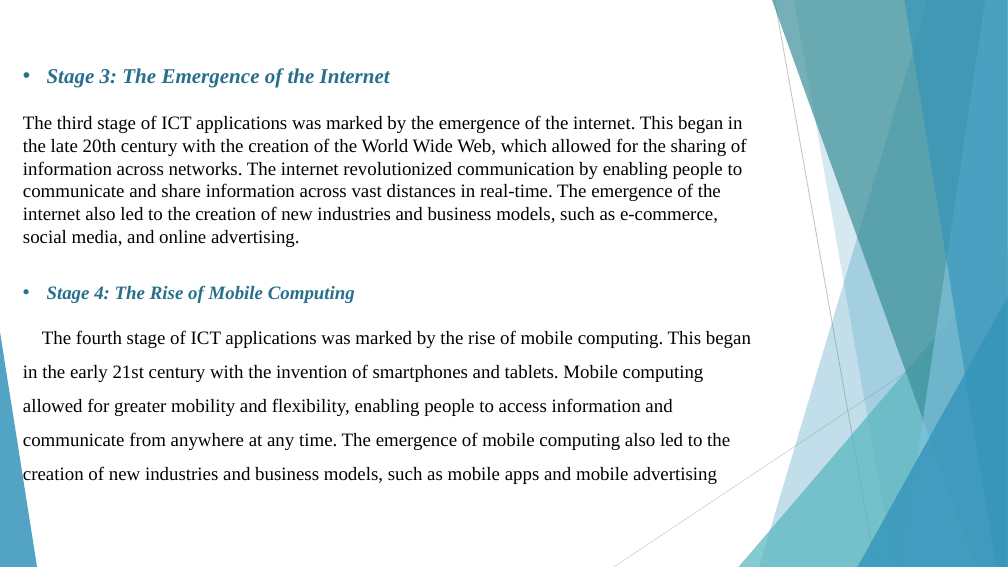
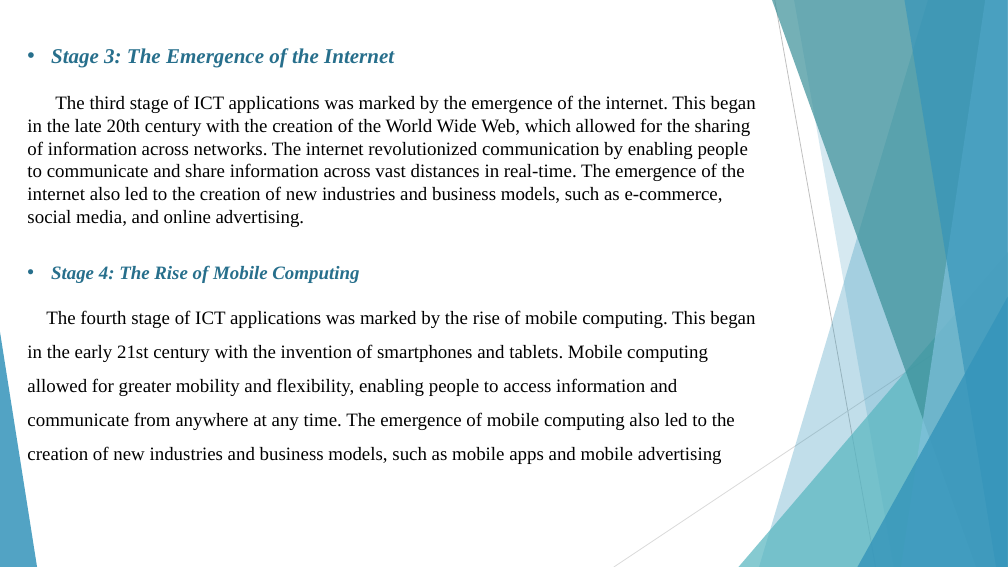
Before and after one commit to kamiri-lilia/projet-final, a slide deck: slide 6 of TIC_PP.pptx. Drawn at 1008x567 pixels with LibreOffice and Linux fonts; fonts in the diff are those of the drawing. Boxes give left, top, right and bottom in pixels: in the first picture for what was removed or moved away, otherwise in the second. Text is boxed around its words. In the diff, an @@ line names an element or a change of style, - is before the commit and + after.

```diff
--- a/TIC_PP.pptx
+++ b/TIC_PP.pptx
@@ text "Stage 3: The Emergence of ...": place and size @@
-text "Stage 3: The Emergence of ..." at (23, 68, 751, 485)
+text "Stage 3: The Emergence of ..." at (27, 48, 756, 464)
```
Also in this commit, not shown: 8 other slides changed, 8 slides added.
